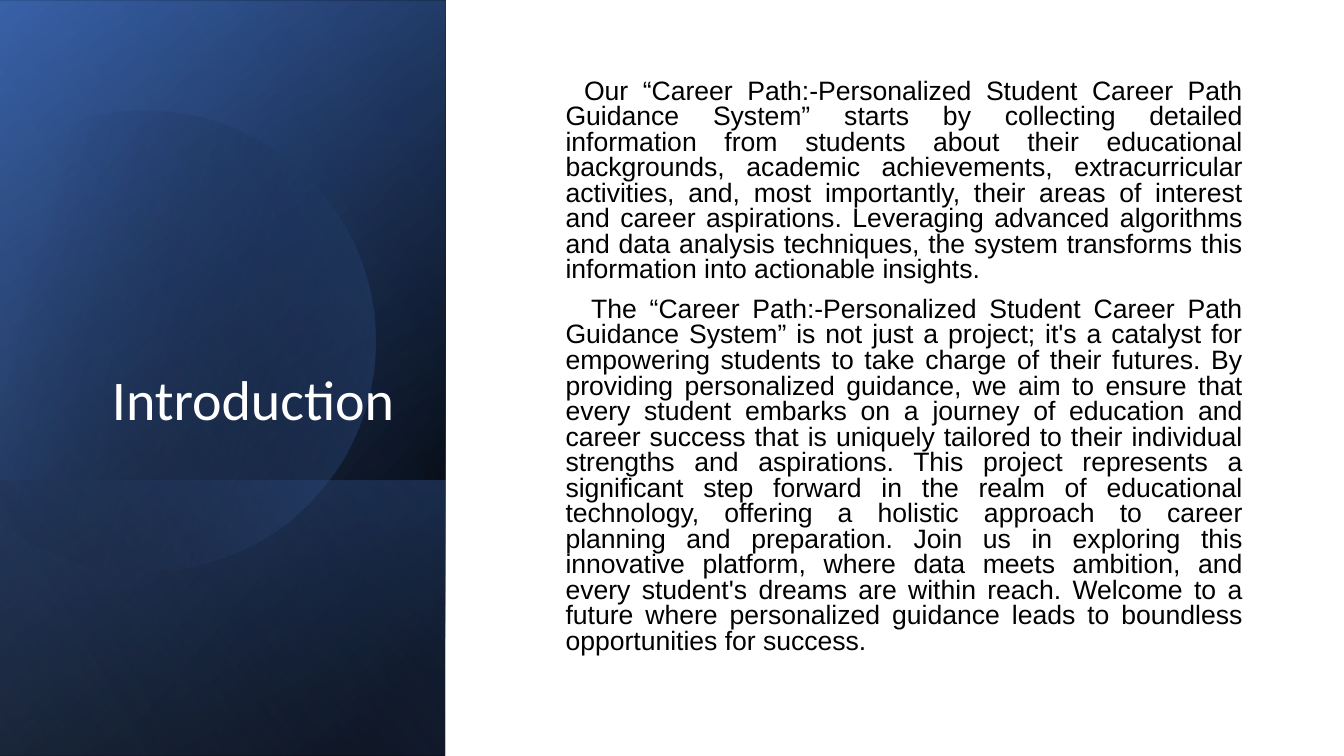
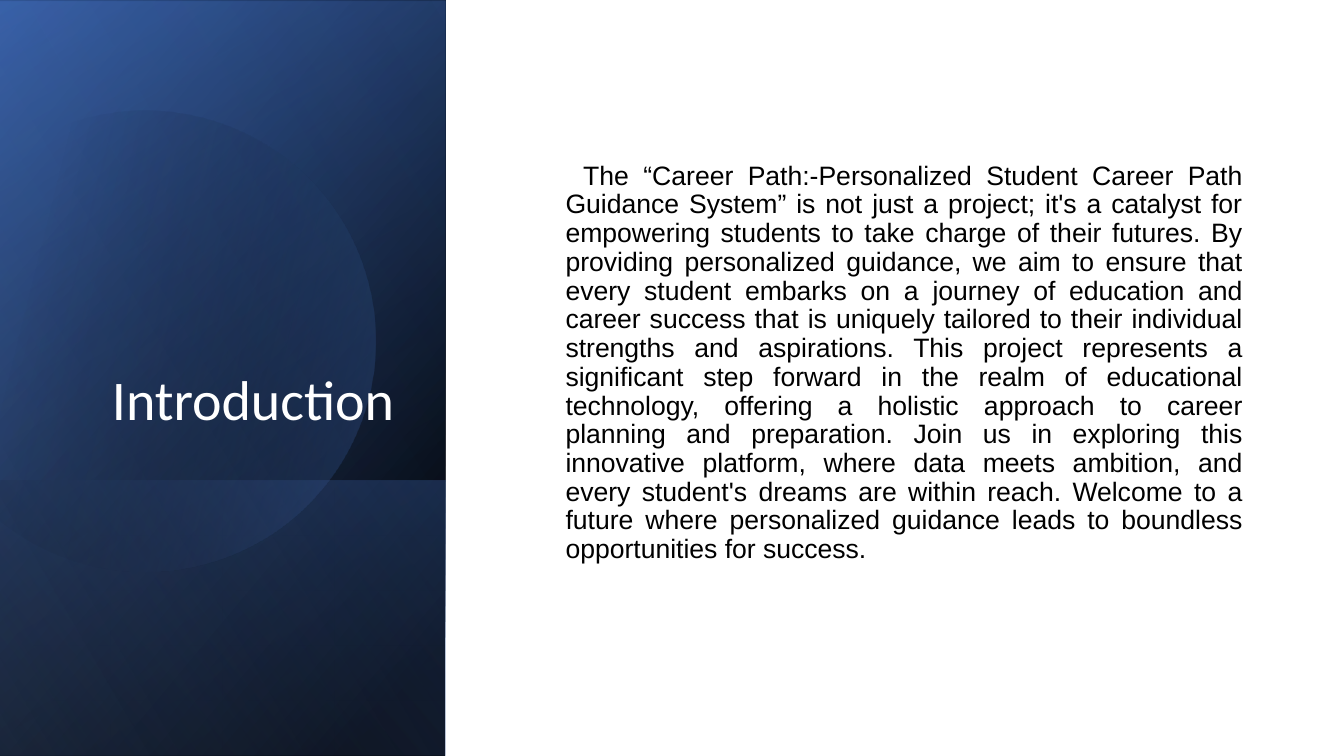
Before and after one commit to shivamkietmca/project, a slide deck: slide 4 of Project Presentation.pptx. Drawn at 1344x756 pixels with LibreOffice and Linux fonts; fonts in the diff are those of the drawing. Boxes give left, top, right and bottom in pixels: in the first picture for what was removed or moved away, otherwise in the second. Text is boxed around its words. In the diff, an @@ line names an element or a change of style, - is before the commit and + after.

```diff
--- a/Project Presentation.pptx
+++ b/Project Presentation.pptx
@@ text "The “Career Path:-Personalized Student Career ..." at (566, 165, 1243, 564): line spacing 0.8 to 0.9 @@
@@ text at (566, 105, 1243, 284): paragraph removed @@
-Our “Career Path:-Personalized Student Career Path Guidance System” starts by collecting detailed information from students about their educational backgrounds, academic achievements, extracurricular activities, and, most importantly, their areas of interest and career aspirations. Leveraging advanced algorithms and data analysis techniques, the system transforms this information into actionable insights.
```
Also in this commit, not shown: 4 other slides changed, 1 slide removed.
